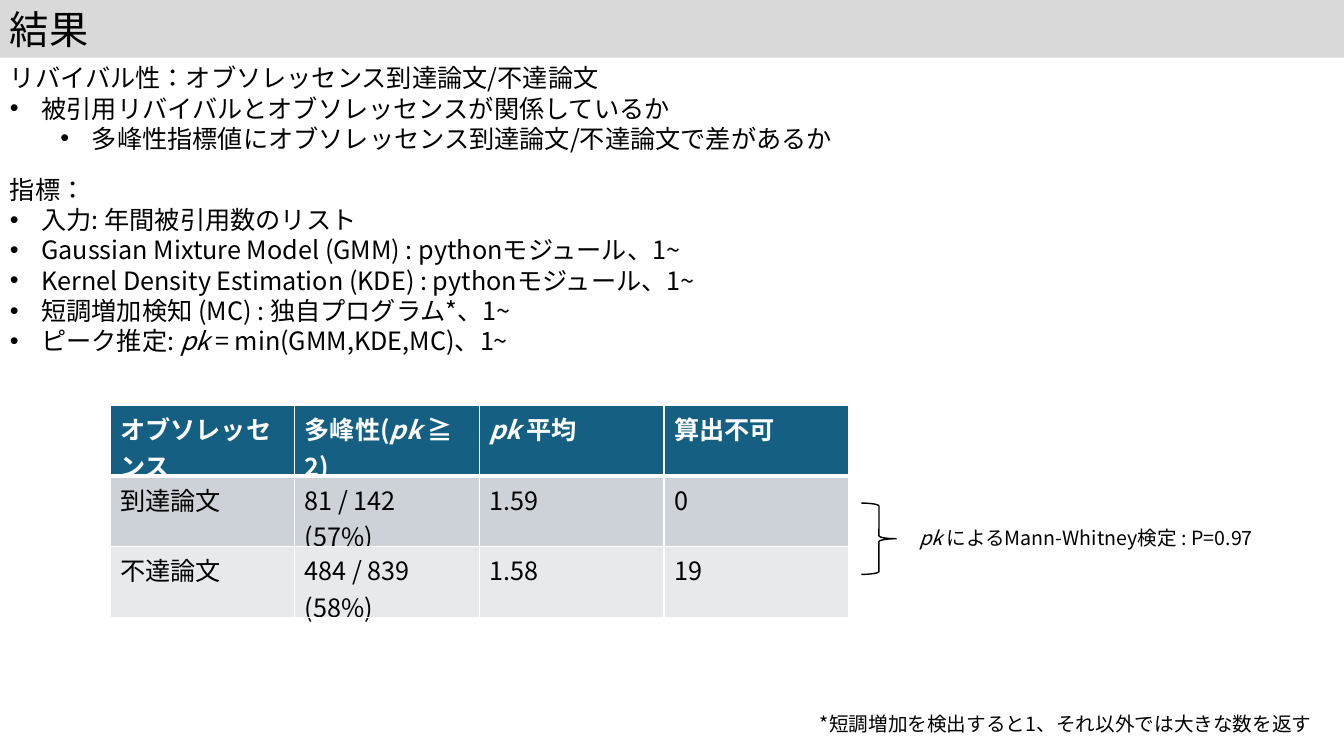
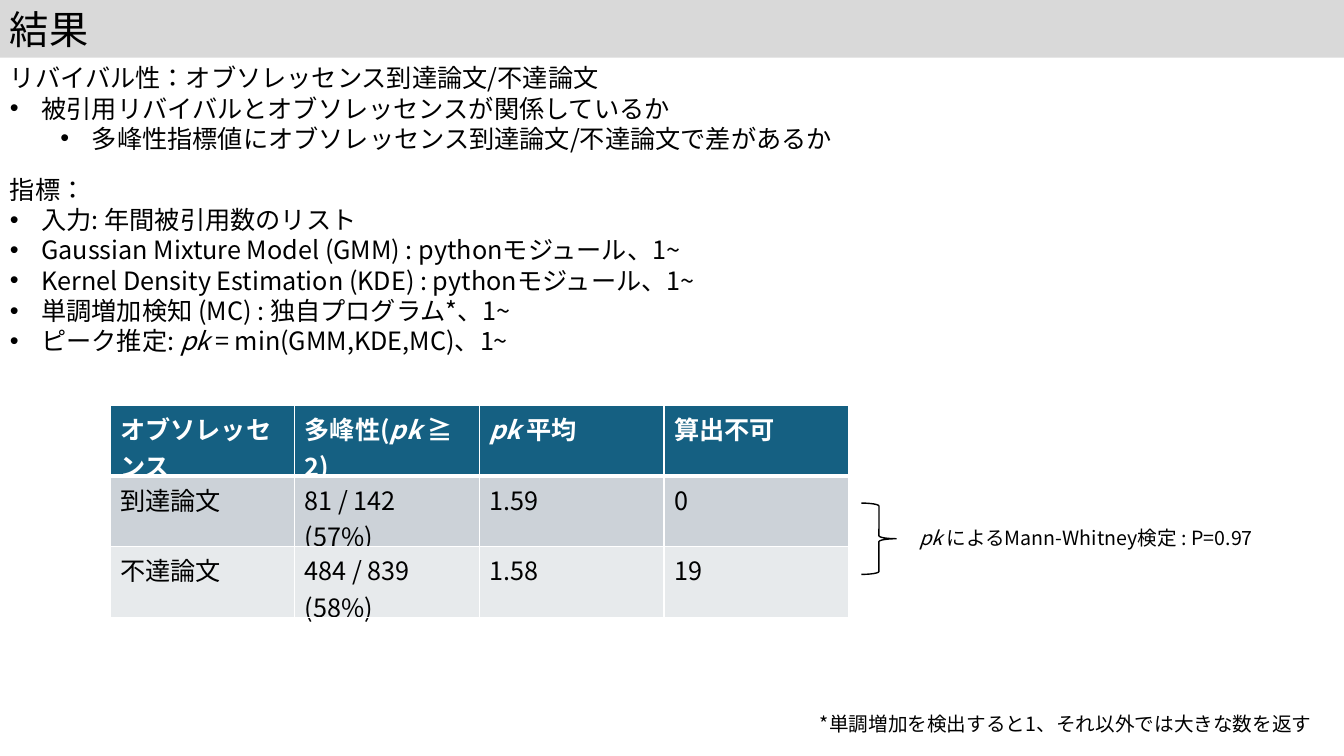
Before and after one commit to kouamano/pubmed-analysis, a slide deck: slide 10 of 202312/MIS41Slide_天野晃.pptx. Drawn at 1344x756 pixels with LibreOffice and Linux fonts; fonts in the diff are those of the drawing. Boxes give left, top, right and bottom in pixels: in the first picture for what was removed or moved away, otherwise in the second. Text is boxed around its words. In the diff, an @@ line names an element or a change of style, - is before the commit and + after.

Commit message:
rev

```diff
--- a/202312/MIS41Slide_天野晃.pptx
+++ b/202312/MIS41Slide_天野晃.pptx
@@ text at box(41, 294, 511, 325): text changed @@
-• 短調増加検知 (MC) : 独自プログラム*、1~
+• 単調増加検知 (MC) : 独自プログラム*、1~
@@ text at box(820, 714, 1311, 733): text changed @@
-*短調増加を検出すると1、それ以外では大きな数を返す
+*単調増加を検出すると1、それ以外では大きな数を返す
```
